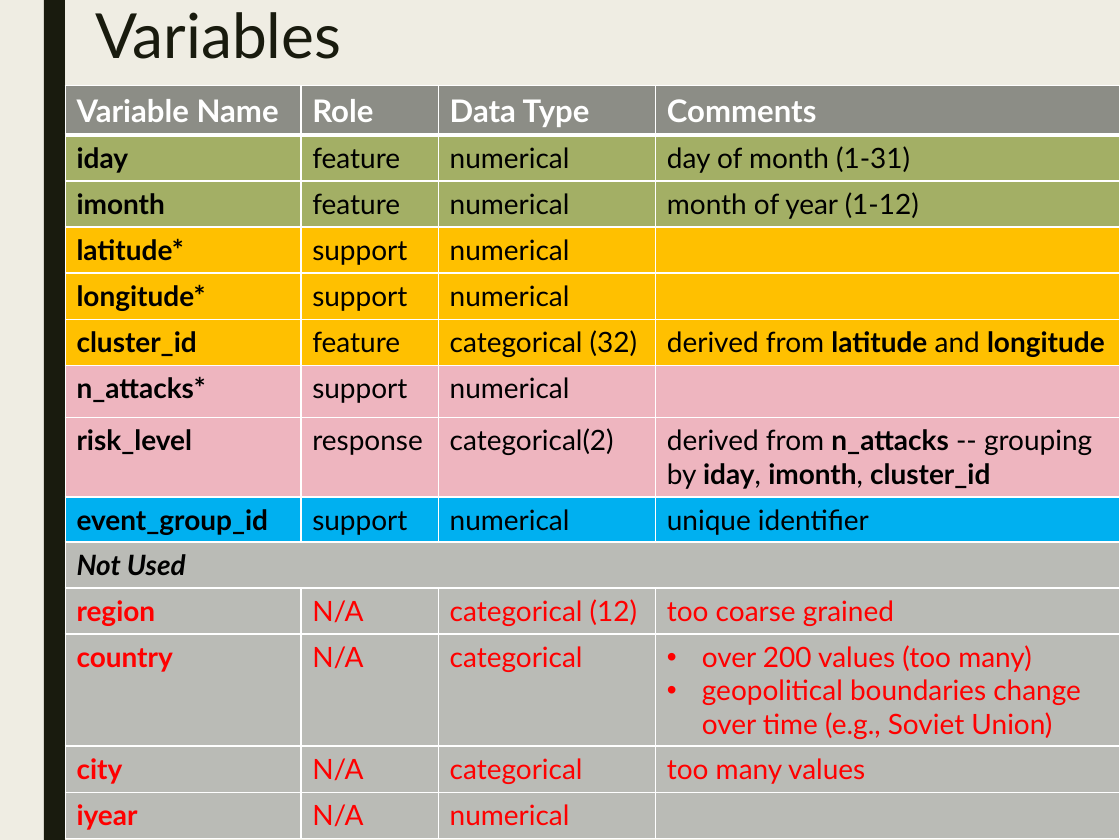
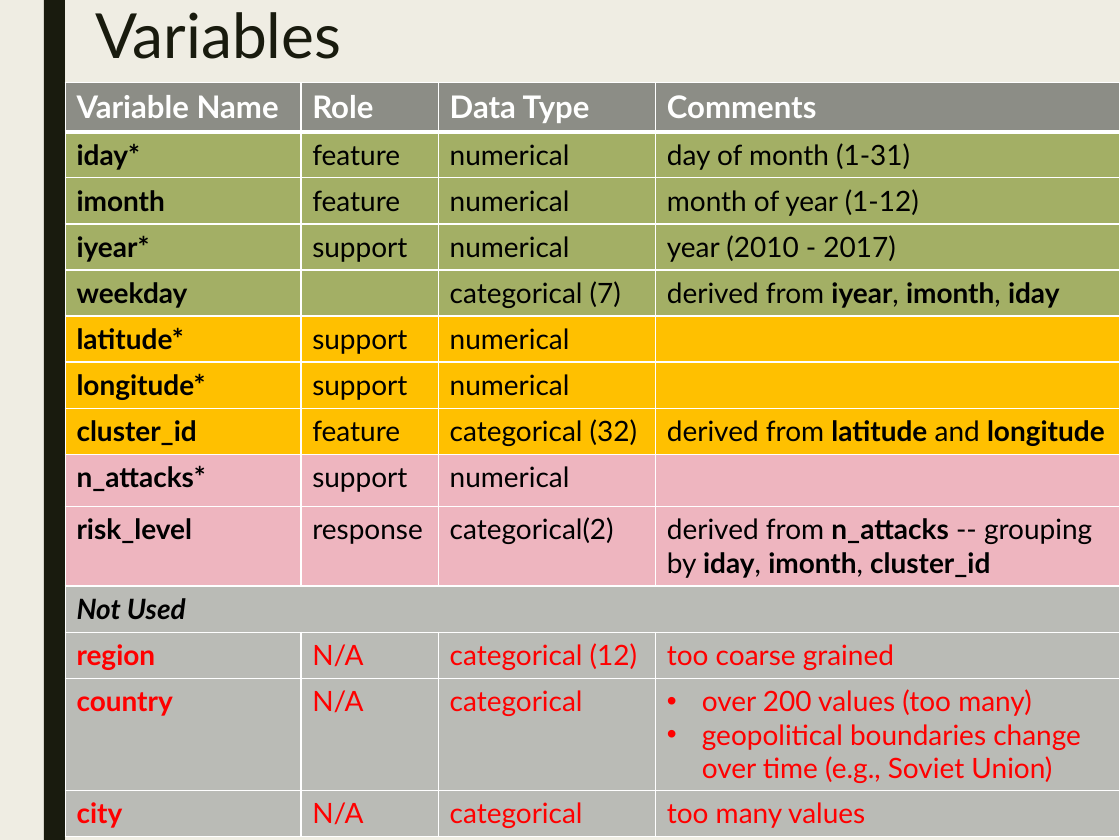
Before and after one commit to stats-learning-fall2019/final-project, a slide deck: slide 47 of presentation/gtdb-final-presentation.pptx. Drawn at 1120x840 pixels with LibreOffice and Linux fonts; fonts in the diff are those of the drawing. Boxes give left, top, right and bottom in pixels: in the first picture for what was removed or moved away, otherwise in the second. Text is boxed around its words. In the diff, an @@ line names an element or a change of style, - is before the commit and + after.

```diff
--- a/presentation/gtdb-final-presentation.pptx
+++ b/presentation/gtdb-final-presentation.pptx
@@ table at box(65, 83, 1120, 837) @@
-row 2, column 1: iday
+row 2, column 1: iday*
+row 4: iyear* | support | numerical | year (2010 - 2017)
+row 5: weekday |  | categorical (7) | derived from iyear, imonth, iday
-row 9: event_group_id | support | numerical | unique identifier
-row 14: iyear | N/A | numerical | 
@@ fill #FFC000 to #A3AF65 in 8 cells @@
@@ fill #EEB5BF to #FFC000 in 8 cells @@
@@ fill #00B0F0 to #EEB5BF in row 9 @@
@@ fill #BABBB6 to #EEB5BF in row 10, column 1 @@
```
Also in this commit, not shown: 14 other slides changed, 3 slides added, 5 slides removed, 2 other files.
